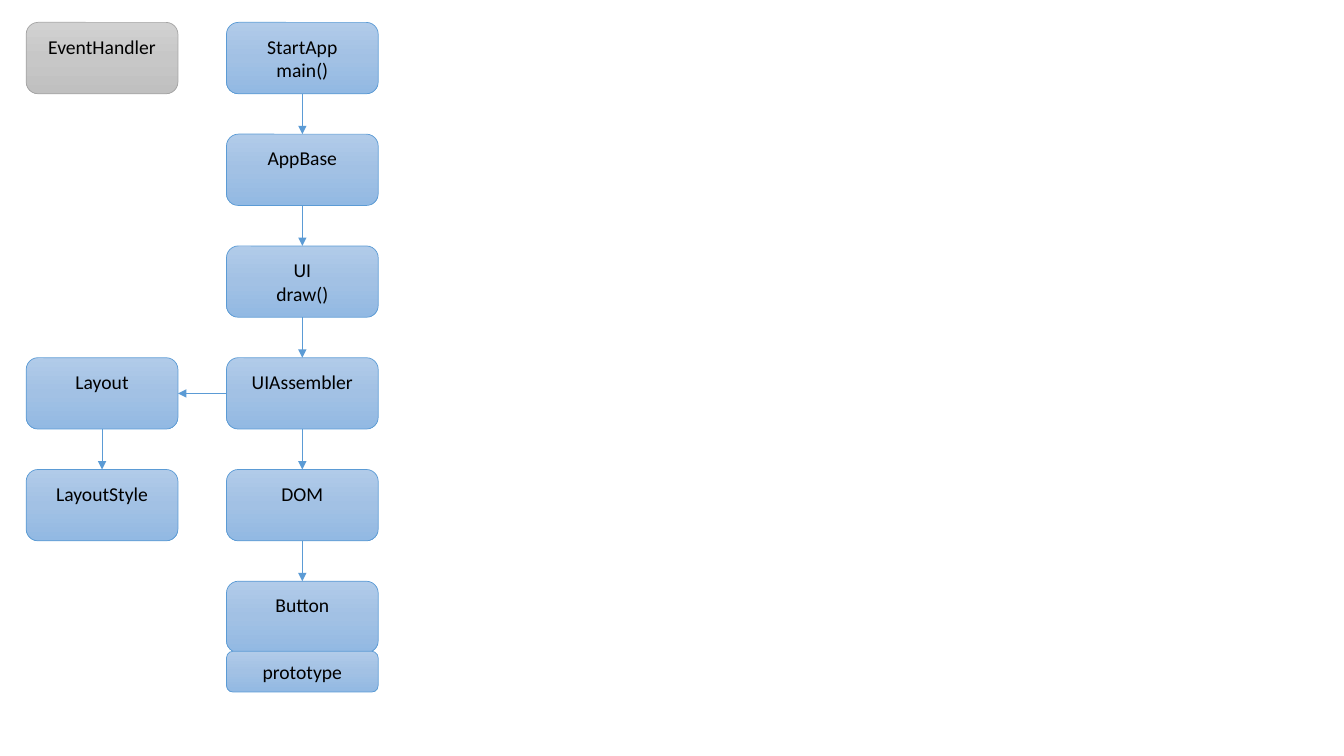
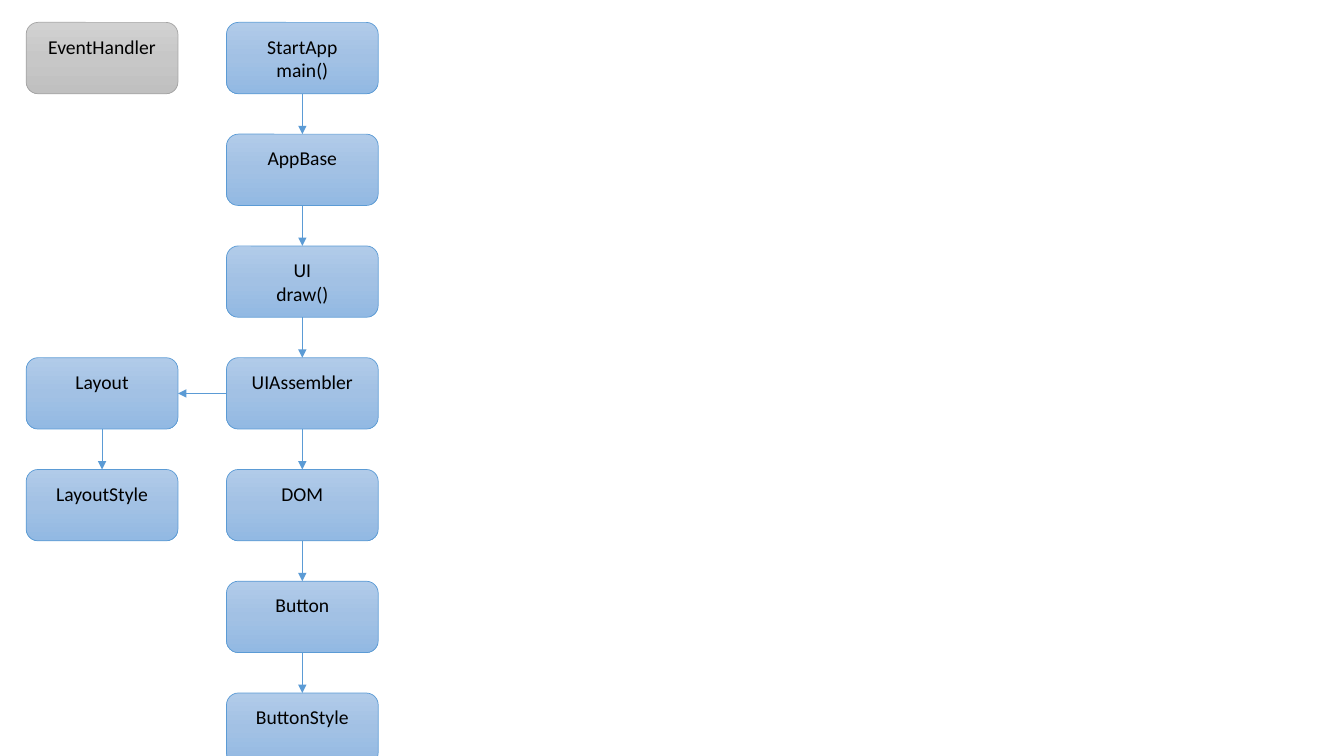
Before and after one commit to syunta/Sort-Algorithm, a slide deck: slide 1 of クラス図.pptx. Drawn at 1344x756 pixels with LibreOffice and Linux fonts; fonts in the diff are those of the drawing. Boxes give left, top, right and bottom in pixels: in the first picture for what was removed or moved away, otherwise in the second. Text is boxed around its words. In the diff, an @@ line names an element or a change of style, - is before the commit and + after.

Commit message:
クラス図修正：Bottonで使うButtonStyleオブジェクトを追加

```diff
--- a/クラス図.pptx
+++ b/クラス図.pptx
@@ rounded rectangle removed at (x1=227, y1=651, x2=379, y2=693) @@
-prototype
@@ arrow added from (302, 652) to (302, 694), #5B9BD5 0.5 pt @@
@@ rounded rectangle added at (x1=227, y1=694, x2=379, y2=756), fill gradient #B1CBE9 to #A3C1E5 to #93B9E4, outline #5B9BD5 0.5 pt, 14 pt, text #000000 @@
+ButtonStyle
```
